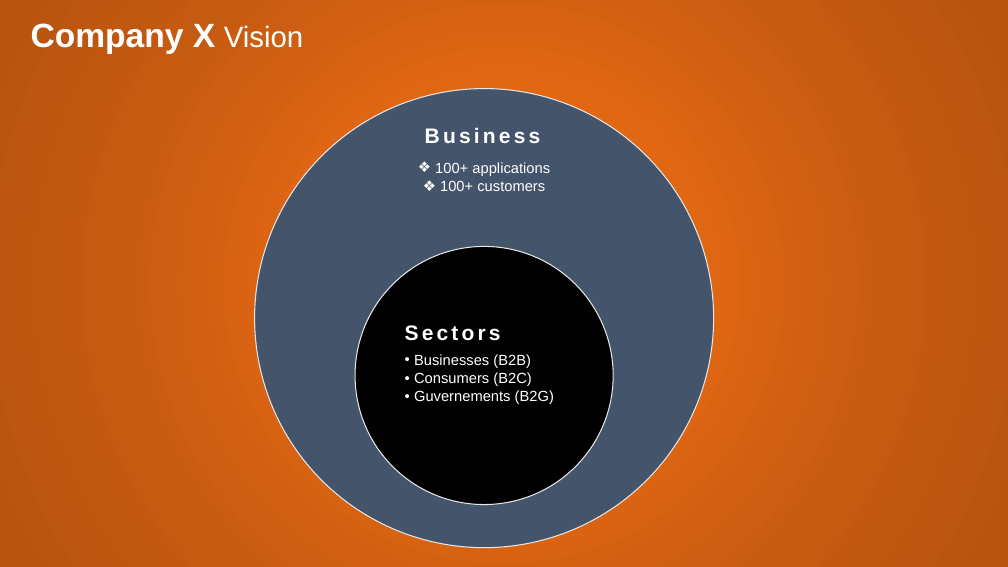
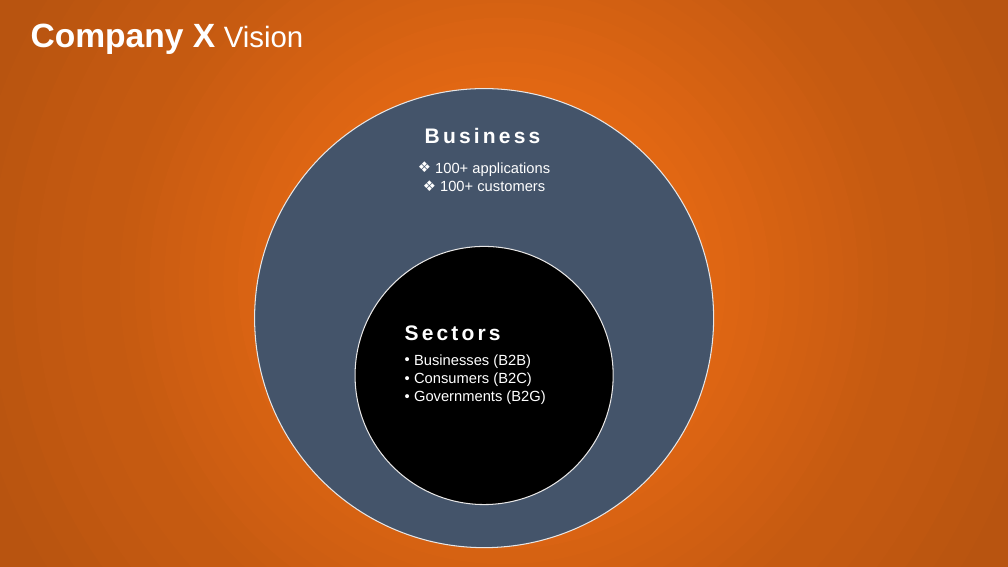
Before and after one commit to aleptra/front, a slide deck: slide 20 of _front.pptx (slide 19 before the commit). Drawn at 1008x567 pixels with LibreOffice and Linux fonts; fonts in the diff are those of the drawing. Boxes give left, top, right and bottom in pixels: in the first picture for what was removed or moved away, otherwise in the second. Text is boxed around its words. In the diff, an @@ line names an element or a change of style, - is before the commit and + after.

```diff
--- a/_front.pptx
+++ b/_front.pptx
@@ text at [414, 390, 545, 404]: text changed @@
-  • Guvernements (B2G)
+  • Governments (B2G)
```
Also in this commit, not shown: 2 other slides changed, 4 slides added, 1 slide removed.
